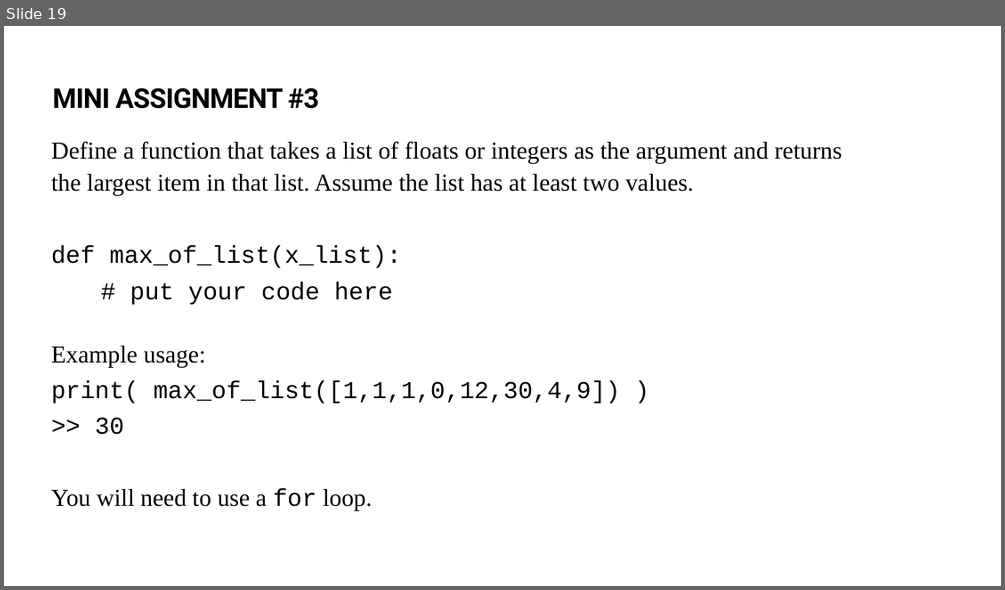
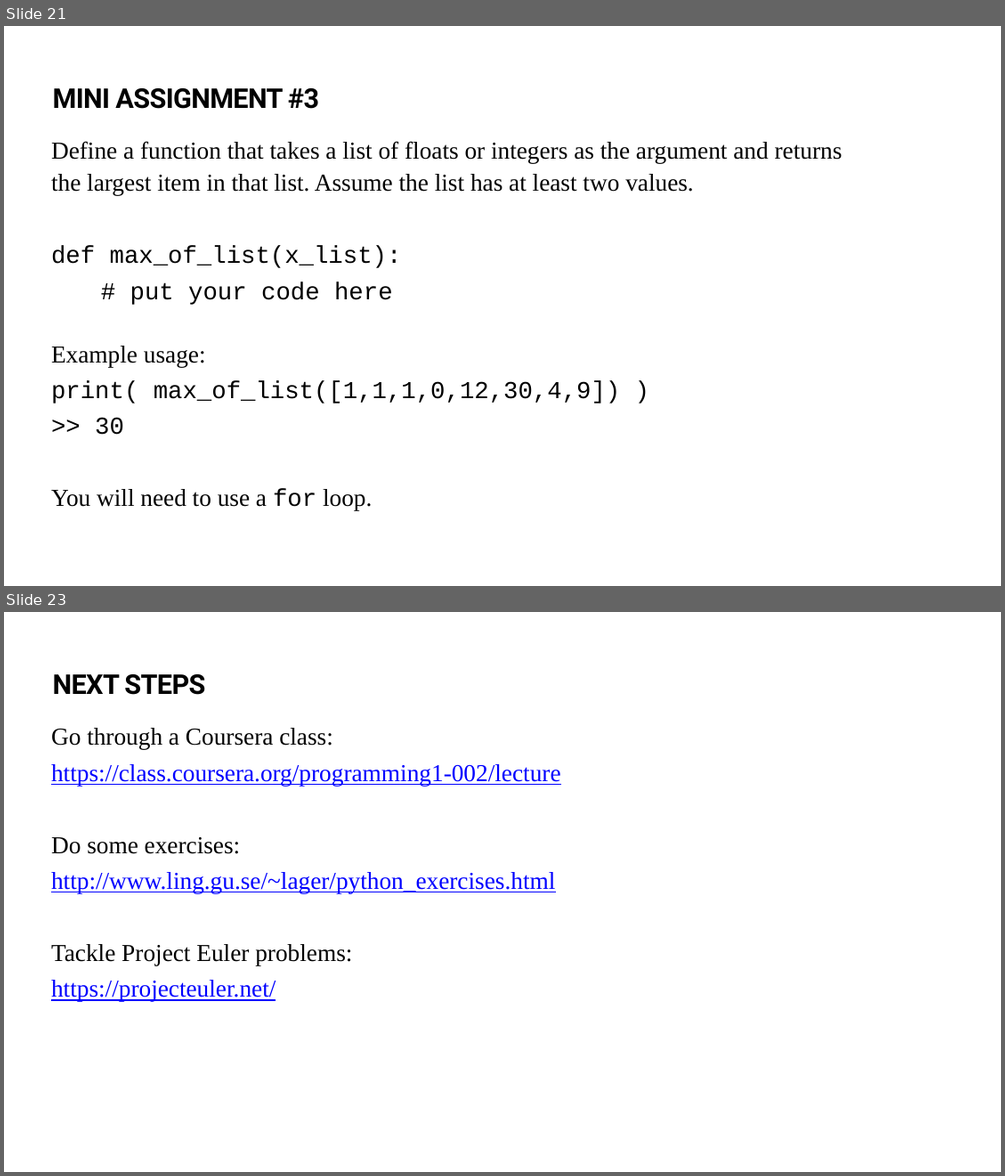
Before and after one commit to sergeyf/Python_intro_class, a slide deck: Python_Course_1.pptx. Shown one above the other, each under a label of ours: slide 19 before the commit, slides 21 and 23 after it; the slides between them are not shown. The pictures are 1005x590 and 1005x1176 pixels, drawn with LibreOffice and Linux fonts; fonts in the diff are those of the drawing. Boxes give left, top, right and bottom in pixels: in the first picture for what was removed or moved away, otherwise in the second. Text is boxed around its words. In the diff, an @@ line names an element or a change of style, - is before the commit and + after.

```diff
--- a/Python_Course_1.pptx
+++ b/Python_Course_1.pptx
@@ slide 23 added at <box>4,612,1001,1172</box>, background #FFFFFF @@
@@ text added at <box>53,674,205,695</box>, 28 pt, text #000000, bold @@
+NEXT STEPS
@@ text added at <box>51,728,561,1002</box>, 25 pt, text #0000FF, underline @@
+  Go through a Coursera class:
+  https://class.coursera.org/programming1-002/lecture
+  Do some exercises:
+  http://www.ling.gu.se/~lager/python_exercises.html
+  Tackle Project Euler problems:
+  https://projecteuler.net/
@@ what was slide 19 is now slide 21 @@
```
Also in this commit, not shown: 8 slides changed, 4 other slides added, 2 other files.
